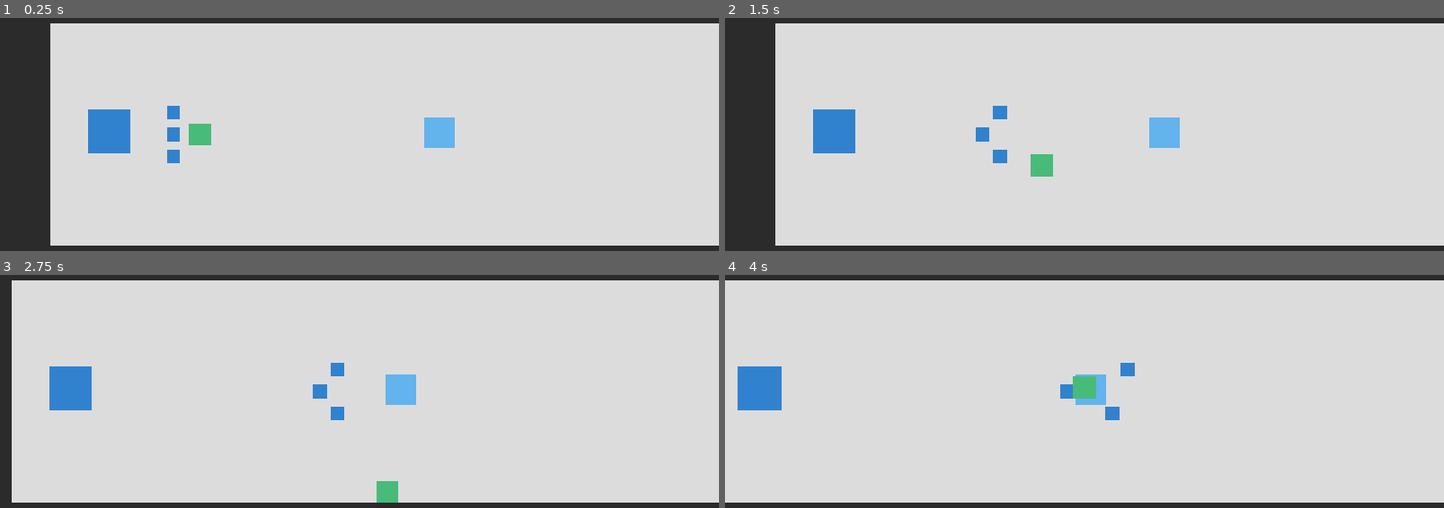
Above: before the commit, frames 1-4 (two rows, left to right).
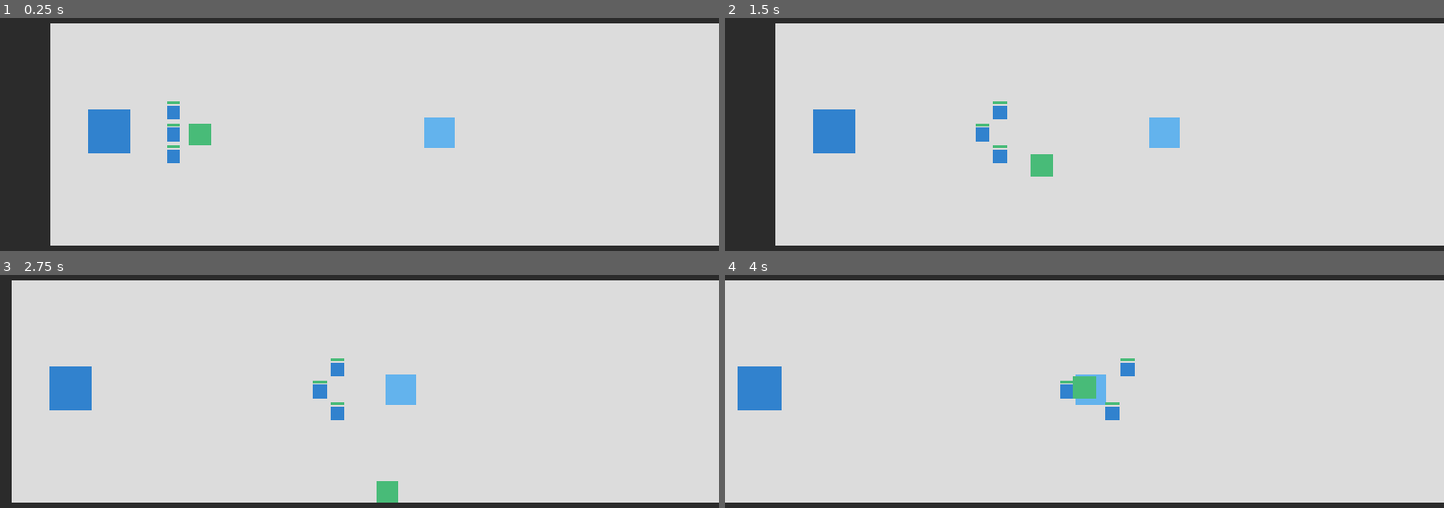
Above: after the commit, the same moments.

Repository: ipz24-rkuzyk-coder/-1v1-MOBA-
Game: Godot game, scene res://main.tscn
The game is run twice, just before and just after one commit, with the same random seed, the same clock (stepped at 60 frames per second) and the same inputs.
Inputs:
- Up to frame 1 (0.25 s): no input
- Up to frame 2 (1.5 s): hold Right (ui_right) 0.53-1.28 s; hold Down (ui_down) from 1.28 s (still down)
- Up to frame 3 (2.75 s): release Down (ui_down) at 2.03 s; hold Right (ui_right) from 2.03 s (still down)
- Up to frame 4 (4 s): release Right (ui_right) at 2.78 s; hold Up (ui_up) 2.78-3.53 s; hold Left (ui_left) from 3.53 s (still down)

The runs differ from the first frame. In frame 1, less than 0.1% of the frame differs, in the area x 23-25%, y 35-56%; in frame 2, less than 0.1%, in the area x 34-40%, y 35-56%; in frame 3, less than 0.1%; in frame 4, less than 0.1%.

Commit message:
Add creep combat and HP bars

Diff:
--- a/creep.gd
+++ b/creep.gd
@@ -1,14 +1,50 @@
 extends CharacterBody2D
 
 @export var speed: float = 130.0
-var direction: int = 1 # 1 — вправо (синій крип гравця), -1 — вліво (червоний крип бота)
+@export var max_hp: float = 100.0
+@export var attack_damage: float = 20.0
+
+var direction: int = 1 # 1 — сині (вправо), -1 — червоні (вліво)
+var hp: float
 
 func _ready() -> void:
+	hp = max_hp
+	add_to_group("creeps")
+	$AttackTimer.timeout.connect(_on_attack_timer_timeout)
+
 	if direction == 1:
 		$ColorRect.color = Color("#3182ce")
 	else:
 		$ColorRect.color = Color("#e53e3e")
 
 func _physics_process(_delta: float) -> void:
-	velocity = Vector2(direction * speed, 0)
-	move_and_slide()
+	var target := get_enemy_in_range()
+
+	if target != null:
+		# Зупиняємось і б'ємо ворога
+		velocity = Vector2.ZERO
+		if $AttackTimer.is_stopped():
+			$AttackTimer.start()
+	else:
+		# Якщо ворогів поруч немає — йдемо далі по лінії
+		if not $AttackTimer.is_stopped():
+			$AttackTimer.stop()
+		velocity = Vector2(direction * speed, 0)
+		move_and_slide()
+
+func get_enemy_in_range() -> Node2D:
+	for body in $AttackRange.get_overlapping_bodies():
+		if body != self and body.has_method("take_damage") and "direction" in body and body.direction != direction:
+			return body
+	return null
+
+func _on_attack_timer_timeout() -> void:
+	var target := get_enemy_in_range()
+	if target != null:
+		target.take_damage(attack_damage)
+
+func take_damage(amount: float) -> void:
+	hp -= amount
+	$HpBar.size.x = 22.0 * max(hp, 0.0) / max_hp
+	if hp <= 0.0:
+		queue_free()
--- a/creep.tscn
+++ b/creep.tscn
@@ -4,6 +4,9 @@
 
 [sub_resource type="RectangleShape2D" id="RectangleShape2D_htemk"]
 size = Vector2(22, 22)
+
+[sub_resource type="CircleShape2D" id="CircleShape2D_htemk"]
+radius = 32.0
 
 [node name="Creep" type="CharacterBody2D" unique_id=1558828772]
 script = ExtResource("1_5pn00")
@@ -16,3 +19,17 @@
 
 [node name="CollisionShape2D" type="CollisionShape2D" parent="." unique_id=979731857]
 shape = SubResource("RectangleShape2D_htemk")
+
+[node name="AttackRange" type="Area2D" parent="." unique_id=1955671980]
+
+[node name="CollisionShape2D" type="CollisionShape2D" parent="AttackRange" unique_id=119296877]
+shape = SubResource("CircleShape2D_htemk")
+
+[node name="AttackTimer" type="Timer" parent="." unique_id=786284766]
+
+[node name="HpBar" type="ColorRect" parent="." unique_id=605444370]
+offset_left = -11.0
+offset_top = -17.0
+offset_right = 11.0
+offset_bottom = -14.0
+color = Color(0.28235295, 0.73333335, 0.47058824, 1)
